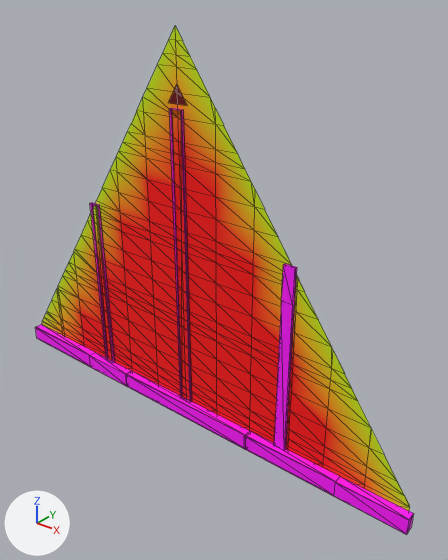
A saved change to the glTF model godot/art/world/house/gable6_p.glb.
One viewpoint serves both versions: a camera (50 mm lens) standing at (4.44, -4.79, 5.04) and looking at (0.5, 0.14, 1.99). Arrows for +X, +Y and +Z are at lower left; the lights stay in place. The first picture is the older version. Mesh edges are drawn as thin lines. Vertices at exactly the same position are counted once.

Objects in the first picture: 'gable6_p'.
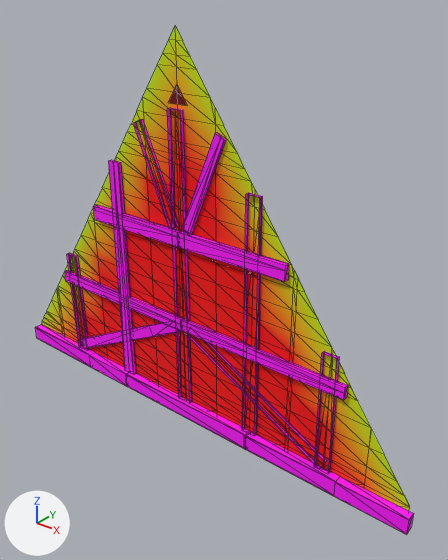
Boxes [x1, y1, x2, y2] around the edits, measured in the pictures (448 x 560 px; the box of a moved part takes in the faces that stretch with it):
```json
{"part": 1, "of": "me_gable6_p", "change": "moved or reshaped", "before": [90, 203, 115, 363], "after": [108, 160, 136, 375]}
{"part": 2, "of": "me_gable6_p", "change": "added", "after": [314, 351, 339, 473], "on screen": "purple"}
{"part": 3, "of": "me_gable6_p", "change": "built on", "before": [169, 108, 297, 450], "after": [65, 108, 348, 467]}
```

The change, as JSON lines over the scene's bpy script:
```json
{"block": "me_gable6_p", "where": "# used by ob_gable6_p; location = (0.0, 0.0, 0.0)"}
{"op": "remove", "block": "me_gable6_p", "code": "me_gable6_p.from_pydata(...)  # 336 vertices, 508 faces; spans x -3.04..3.05, y -0.11..0.0, z -0.01..4.64"}
{"op": "add", "block": "me_gable6_p", "code": "me_gable6_p.from_pydata(...)  # 458 vertices, 656 faces; spans x -3.04..3.05, y -0.11..0.0, z -0.01..4.64"}
{"block": "me_gable6_p", "change": "me_gable6_p part 1: the loose piece of 10 vertices spanning x -1.52..-1.36, y -0.04..0.0, z 0.19..2.51 is scaled about its middle by (-1.2, -1.43, 1.27), then moved by (0.43, -0.01, 0.31)"}
{"block": "me_gable6_p", "change": "me_gable6_p part 2: the loose piece of 10 vertices spanning x -1.52..-1.36, y -0.04..0.0, z 0.19..2.51 is copied, and the copy is scaled about its middle by (1.21, 1.43, 0.636), then moved by (3.43, -0.01, -0.42); it spans x 1.9..2.09, y -0.05..0.0, z 0.19..1.67"}
{"block": "me_gable6_p", "change": "me_gable6_p part 3"}
{"block": "me_gable6_p", "change": "18 vertices are removed from x -0.09..1.53, y -0.04..0.0, z 0.19..3.84"}
{"block": "me_gable6_p", "change": "25 faces are deleted"}
{"block": "me_gable6_p", "change": "5 vertices move from x -0.08..0.07, y -0.04..0.0, z 0.19..3.84 to x -0.1..0.08, y -0.05..0.0, z 0.19..2.59"}
{"block": "me_gable6_p", "change": "72 vertices are added at x -2.19..2.2, y -0.06..0.0, z 0.19..3.84"}
{"block": "me_gable6_p", "change": "26 new vertices lie (0.0, 0.04, 0.0) away from vertices in x -2.09..2.04, y -0.05..-0.04, z 0.19..3.67"}
{"block": "me_gable6_p", "change": "18 new vertices lie (0.0, 0.06, 0.0) away from vertices in x -2.19..2.2, y -0.06, z 1.23..2.5"}
{"block": "me_gable6_p", "change": "6 new vertices lie (0.0, 0.0, -0.06) away from vertices in x -2.18..2.19, y -0.06, z 1.38..2.5"}
{"block": "me_gable6_p", "change": "8 new vertices lie (0.0, 0.05, 0.0) away from vertices in x -2.09..1.1, y -0.05, z 0.19..3.13"}
{"block": "me_gable6_p", "change": "161 new faces join them"}
```
